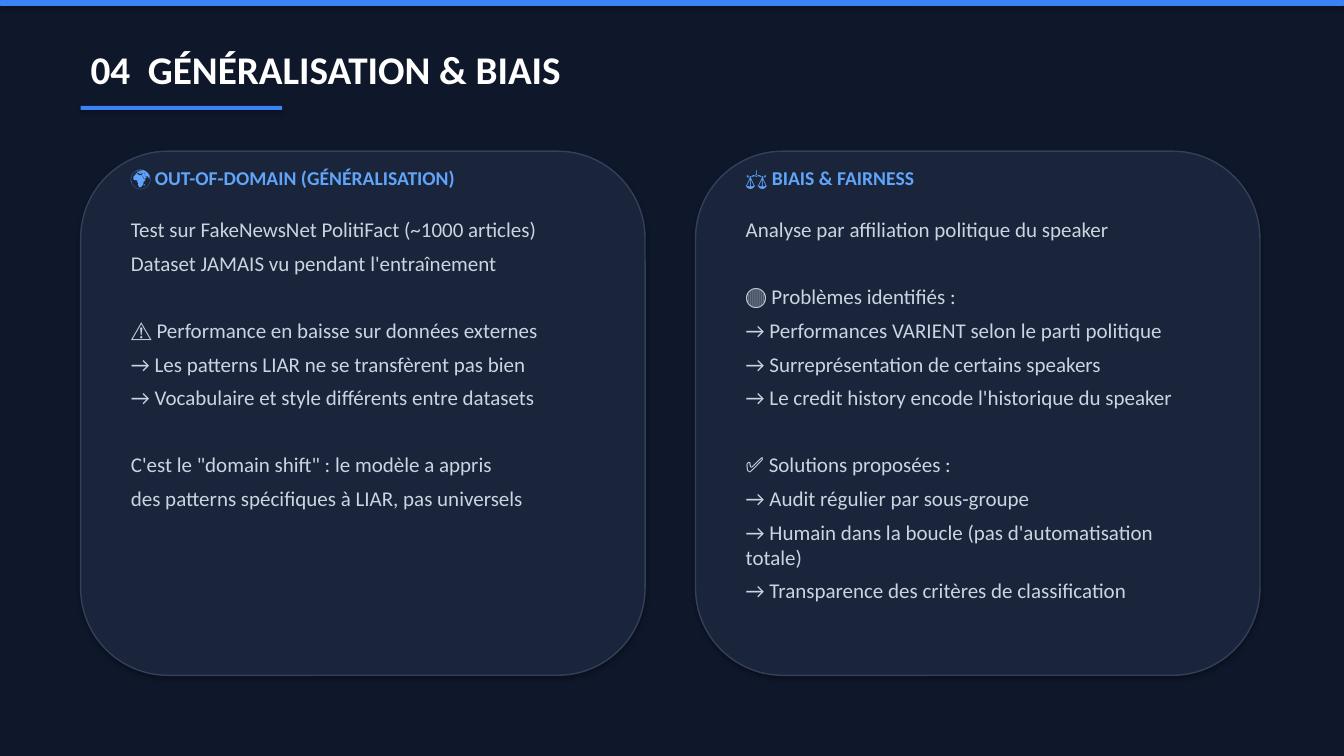
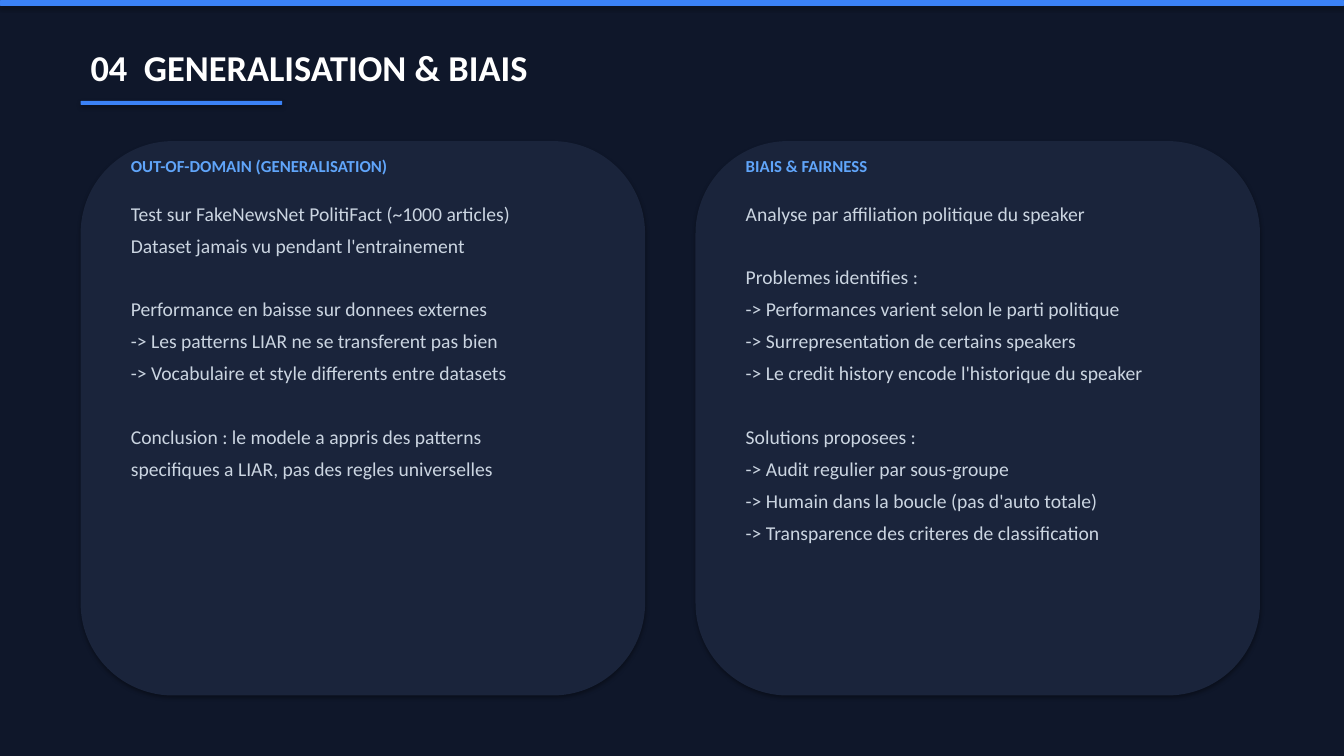
Before and after one commit to AlexisFayan/fake-news-detection, a slide deck: slide 5 of Follow-Up_Fake_News_Detection.pptx. Drawn at 1344x756 pixels with LibreOffice and Linux fonts; fonts in the diff are those of the drawing. Boxes give left, top, right and bottom in pixels: in the first picture for what was removed or moved away, otherwise in the second. Text is boxed around its words. In the diff, an @@ line names an element or a change of style, - is before the commit and + after.

```diff
--- a/Follow-Up_Fake_News_Detection.pptx
+++ b/Follow-Up_Fake_News_Detection.pptx
@@ text at [91,57,527,82]: text changed; size 28 to 26 pt @@
-04 GÉNÉRALISATION & BIAIS
+04 GENERALISATION & BIAIS
@@ rounded rectangle: place and size @@
-rounded rectangle at [81,106,282,110]
+rounded rectangle at [81,101,282,105]
@@ rounded rectangle: place and size @@
-rounded rectangle at [81,151,645,676]
+rounded rectangle at [81,141,645,696]
@@ rounded rectangle at [81,141,645,696]: outline #33405C 1 pt to none @@
@@ rounded rectangle at [696,141,1260,696]: outline #33405C 1 pt to none @@
@@ rounded rectangle: place and size @@
-rounded rectangle at [696,151,1260,676]
+rounded rectangle at [696,141,1260,696]
@@ text at [131,159,387,175]: text changed; size 14 to 12 pt @@
-🌍 OUT-OF-DOMAIN (GÉNÉRALISATION)
+OUT-OF-DOMAIN (GENERALISATION)
@@ text at [746,161,868,172]: text changed; size 14 to 12 pt @@
-⚖️ BIAIS & FAIRNESS
+BIAIS & FAIRNESS
@@ text "Test sur FakeNewsNet PolitiFact (~1000 ...": place and size @@
-text "Test sur FakeNewsNet PolitiFact (~1000 ..." at [131,222,537,510]
+text "Test sur FakeNewsNet PolitiFact (~1000 ..." at [131,207,510,480]
@@ text at [131,207,510,224]: size 15 to 14 pt in "Test sur FakeNewsNet PolitiFact (~1000 articles)" @@
@@ text "Analyse par affiliation politique du ...": place and size @@
-text "Analyse par affiliation politique du ..." at [746,222,1171,602]
+text "Analyse par affiliation politique du ..." at [746,207,1142,543]
@@ text at [746,207,1085,224]: size 15 to 14 pt in "Analyse par affiliation politique du speaker" @@
@@ text at [131,239,506,480]: text changed; size 15 to 14 pt @@
-Dataset JAMAIS vu pendant l'entraînement
-⚠️ Performance en baisse sur données externes
-→ Les patterns LIAR ne se transfèrent pas bien
-→ Vocabulaire et style différents entre datasets
-C'est le "domain shift" : le modèle a appris
-des patterns spécifiques à LIAR, pas universels
+Dataset jamais vu pendant l'entrainement
+Performance en baisse sur donnees externes
+-> Les patterns LIAR ne se transferent pas bien
+-> Vocabulaire et style differents entre datasets
+Conclusion : le modele a appris des patterns
+specifiques a LIAR, pas des regles universelles
@@ text at [746,270,1142,543]: text changed; size 15 to 14 pt @@
-🔴 Problèmes identifiés :
-→ Performances VARIENT selon le parti politique
-→ Surreprésentation de certains speakers
-→ Le credit history encode l'historique du speaker
-✅ Solutions proposées :
-→ Audit régulier par sous-groupe
-→ Humain dans la boucle (pas d'automatisation totale)
-→ Transparence des critères de classification
+Problemes identifies :
+-> Performances varient selon le parti politique
+-> Surrepresentation de certains speakers
+-> Le credit history encode l'historique du speaker
+Solutions proposees :
+-> Audit regulier par sous-groupe
+-> Humain dans la boucle (pas d'auto totale)
+-> Transparence des criteres de classification
```
Also in this commit, not shown: 5 other slides changed, 1 other file.
